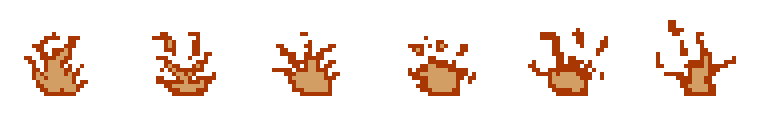
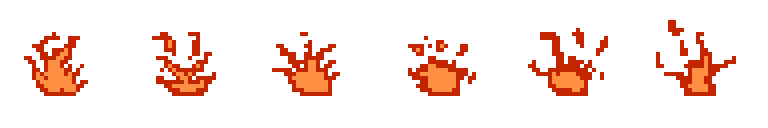
Layers edited between the first and the second 768px x 128px image:
pixels changed over [24, 20, 736, 96] (layer not identified)
